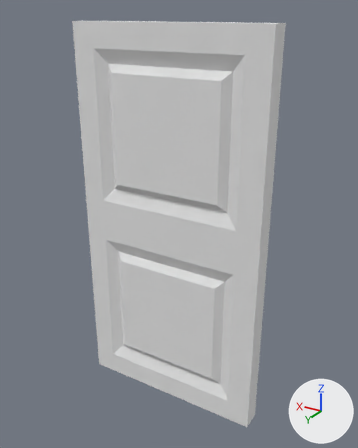
Renders of the Blender file Horror Game/Assets/Graphics/3D Models/Single Door.blend from each side of a commit.
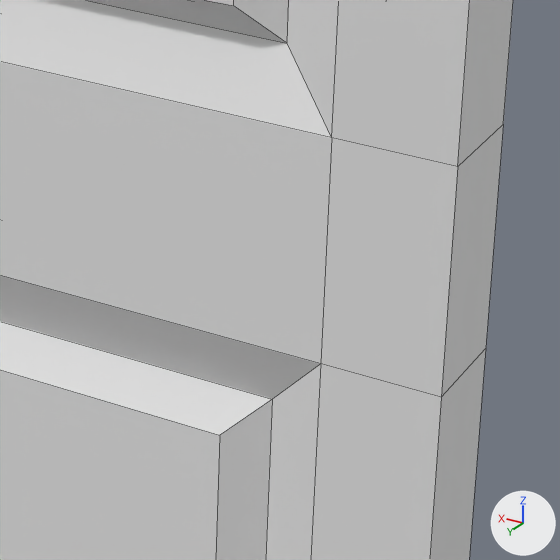
Old and new are each drawn whole from a 50 mm lens placed at (-1.229, 1.966, 1.044), pointed at (-0.027, -0.037, 0.043) and again close up on the part from 48% to 78% of the width and 46% to 70% of the height. Every picture has the same lights, and +X, +Y and +Z are marked at lower right. The close-ups show mesh edges as thin lines.

Objects in the first close-up: 'Door'.
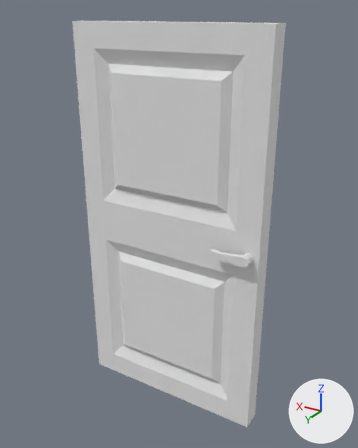
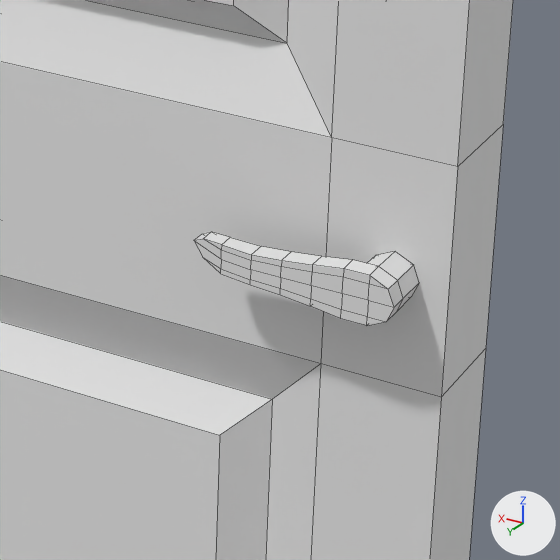
Where the change shows, as pixel boxes (x1, y1, x2, y2) in the close-ups (560 x 560 px):
'Door Handle.001', added: after (194, 232, 419, 325)

What changed in the scene script:
```text
Add me_plane_001:
    me_plane_001.from_pydata(...)  # 86 vertices, 90 faces; spans x -0.477..-0.28, y 0.054..0.109, z -0.025..0.025
Add ob_door_handle_001:
    ob_door_handle_001 = bpy.data.objects.new('Door Handle.001', me_plane_001)
    ob_door_handle_001.parent = ob_door
    ob_door_handle_001.matrix_parent_inverse = Matrix(((1.978, 0.0, 0.0, 0.0), (0.0, -18.77, 0.0, 0.0), (0.0, 0.0, 1.0, 0.0), (0.0, 0.0, 0.0, 1.0)))
    ob_door_handle_001.location = (0.0, 0.0, 0.0)
```
